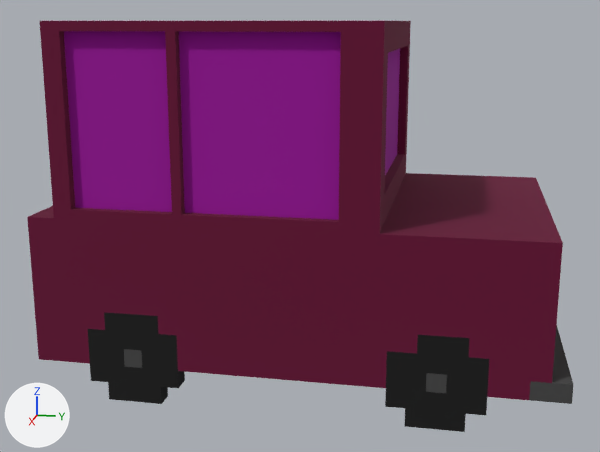
The OBJ model GothamCity/Modelos_obj/Transportes/Auto1.obj, before and after one commit.
The view is the same before and after, from a 50 mm lens placed at (9.39, 1.68, 3.09), pointed at (0.03, -0.2, 0.75). Lighting does not change. The marker at lower left points along +X, +Y and +Z. Where no turn or scale is listed for an object, it has been applied to the vertices. Vertices at the same position are counted once.

In view in the first picture: 'Untitled'.
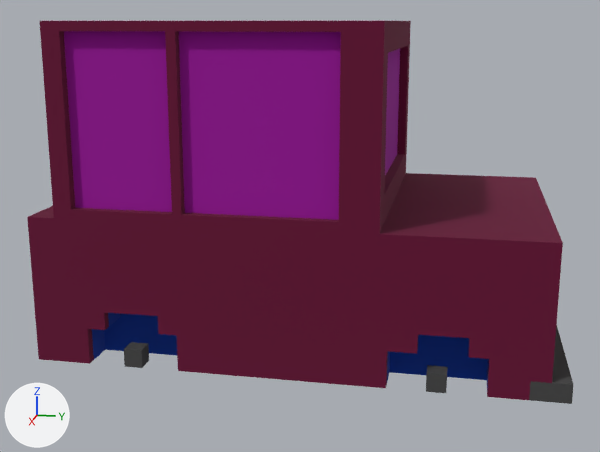
Pixel boxes (x1, y1, x2, y2) of what changed, in the pictures (600 x 452 px; the box of a moved part takes in the faces that stretch with it):
'Untitled', reshaped (7% shorter)
    before: (27, 21, 573, 432)
    after: (27, 21, 573, 404)
part 1 of me_untitled, moved or reshaped
    before: (88, 312, 489, 432)
    after: (88, 312, 489, 393)

The change in detail:
me_untitled is used by ob_untitled; location (0.0, 0.0, 0.0).
me_untitled had 208 vertices, 412 faces and spanned x -1.8..1.6, y -2.8..2.8, z -0.9..3.1.
me_untitled now has 226 vertices, 428 faces and spans x -1.8..1.6, y -2.8..2.8, z -0.5..3.1.
Part 1, on me_untitled:
56 vertices are removed from x -1.8..1.6, y -2.2..2.0, z -0.9..-0.5.
184 faces are deleted.
2 vertices are added at (1.5, 1.3, -0.1), (1.5, 1.3, 0.1).
16 new vertices lie (0.0, 0.0, 0.4) away from vertices in x -1.7..1.5, y -2.2..2.0, z -0.5.
8 new vertices lie (0.0, 0.2, 0.0) away from vertices in x -1.7..1.5, y -2.2..1.0, z -0.1.
8 new vertices lie (0.0, -0.2, 0.0) away from vertices in x -1.7..1.5, y -1.2..2.0, z -0.1.
16 new vertices lie (0.0, 0.0, 0.2) away from vertices in x -1.7..1.5, y -2.0..1.8, z -0.1.
8 new vertices lie (-0.2, 0.0, 0.0) away from vertices in x 1.6, y -1.8..1.6, z -0.5..-0.3.
8 new vertices lie (0.2, 0.0, 0.0) away from vertices in x -1.8, y -1.6..1.6, z -0.5..-0.3.
188 new faces join them.
